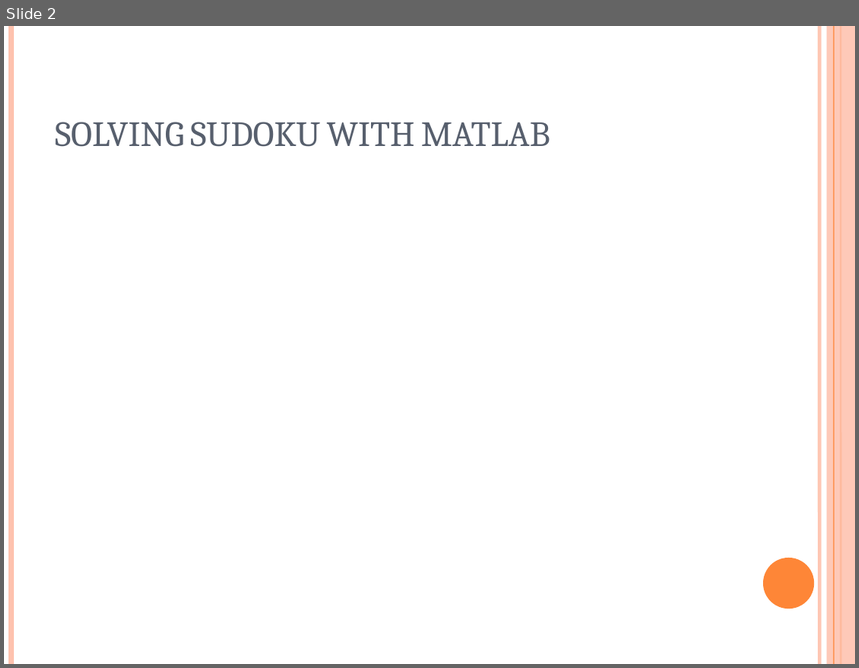
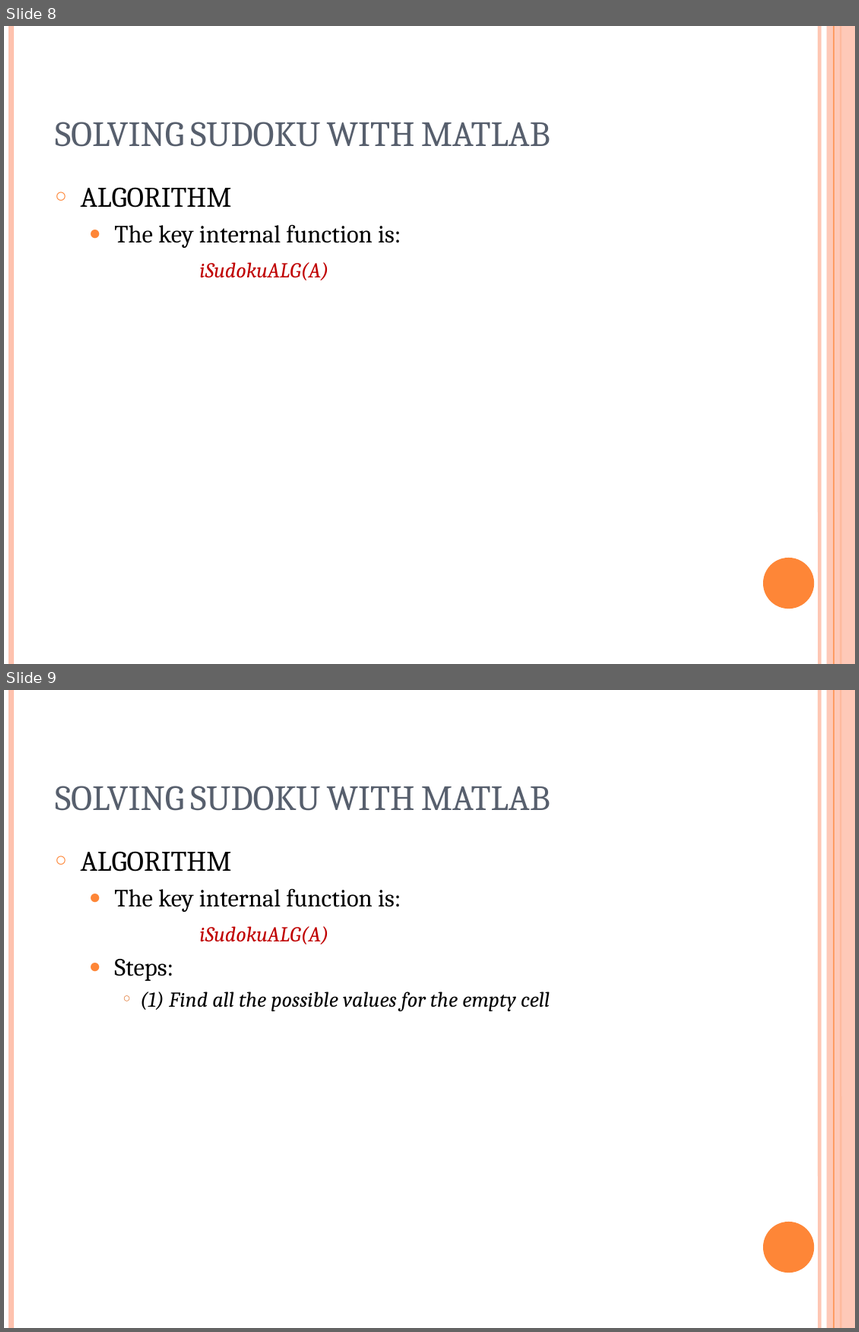
Before and after one commit to VivekVeeri/i-sudoku-matlab, a slide deck: doc/SOLVING SUDOKU WITH MATLAB.pptx. Shown one above the other, each under a label of ours: slide 2 before the commit, slides 8 and 9 after it. The pictures are 859x668 and 859x1332 pixels, drawn with LibreOffice and Linux fonts; fonts in the diff are those of the drawing. Boxes give left, top, right and bottom in pixels: in the first picture for what was removed or moved away, otherwise in the second. Text is boxed around its words. In the diff, an @@ line names an element or a change of style, - is before the commit and + after.

```diff
--- a/doc/SOLVING SUDOKU WITH MATLAB.pptx
+++ b/doc/SOLVING SUDOKU WITH MATLAB.pptx
@@ slide 9 added at (4,690,855,1328), background #FFFFFF; not listed: 6 template elements that a slide beside it also shows @@
@@ title added at (55,786,550,811), 30 pt, text #575F6D, small capitals @@
+SOLVING SUDOKU WITH MATLAB
@@ text added at (81,851,550,1011), 18 pt, text #000000, italic @@
+○ ALGORITHM
+  ● The key internal function is:
+  iSudokuALG(A)
+  ● Steps:
+    ○ (1) Find all the possible values for the empty cell
@@ what was slide 2 is now slide 8 @@
@@ slide 8 changed as well @@
@@ text added at (81,187,401,281), 21 pt, text #000000 @@
+○ ALGORITHM
+  ● The key internal function is:
+  iSudokuALG(A)
```
Also in this commit, not shown: 1 other slide changed, 18 other slides added, 1 other file.
